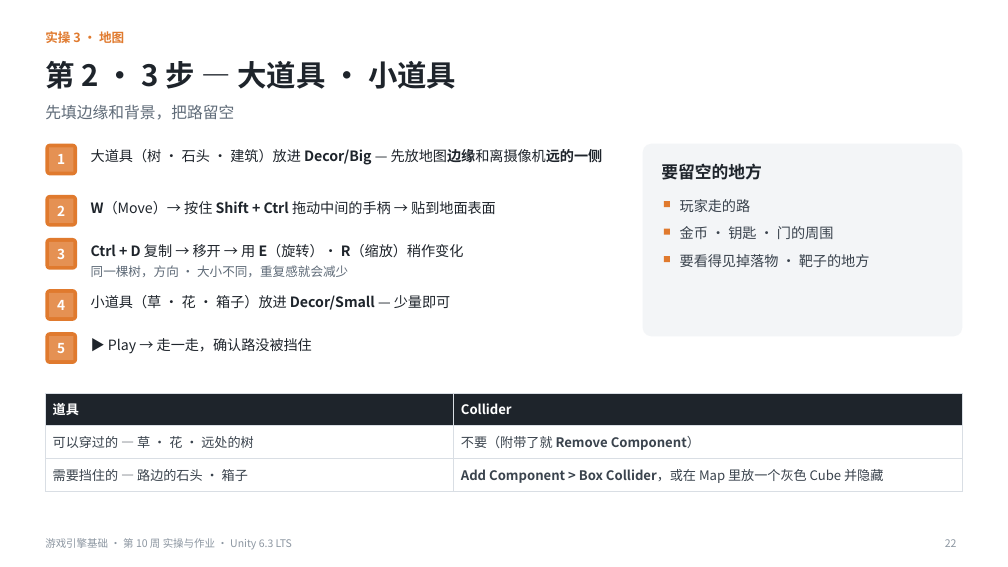
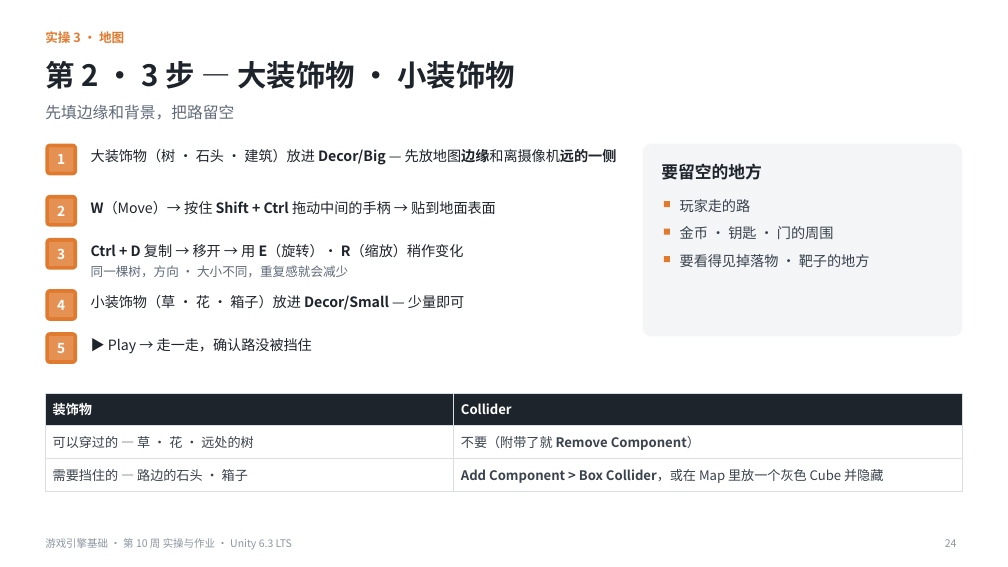
Before and after one commit to iplay-garden/game-engine-basics, a slide deck: slide 24 of 10주차/简体中文/游戏引擎基础_第10周_实操与作业指南_简体中文.pptx (slide 22 before the commit). Drawn at 1008x567 pixels with LibreOffice and Linux fonts; fonts in the diff are those of the drawing. Boxes give left, top, right and bottom in pixels: in the first picture for what was removed or moved away, otherwise in the second. Text is boxed around its words. In the diff, an @@ line names an element or a change of style, - is before the commit and + after.

```diff
--- a/10주차/简体中文/游戏引擎基础_第10周_实操与作业指南_简体中文.pptx
+++ b/10주차/简体中文/游戏引擎基础_第10周_实操与作业指南_简体中文.pptx
@@ text at [45,61,515,89]: text changed @@
-第 2 · 3 步 — 大道具 · 小道具
+第 2 · 3 步 — 大装饰物 · 小装饰物
@@ text at [91,149,617,165]: text changed @@
-大道具（树 · 石头 · 建筑）放进 Decor/Big — 先放地图边缘和离摄像机远的一侧
+大装饰物（树 · 石头 · 建筑）放进 Decor/Big — 先放地图边缘和离摄像机远的一侧
@@ text at [91,295,464,310]: text changed @@
-小道具（草 · 花 · 箱子）放进 Decor/Small — 少量即可
+小装饰物（草 · 花 · 箱子）放进 Decor/Small — 少量即可
@@ table at [45,393,963,487] @@
-row 1, column 1: 道具
+row 1, column 1: 装饰物
@@ page number at [945,539,957,547]: text changed @@
-22
+24
```
Also in this commit, not shown: 17 other slides changed, 13 other files.
